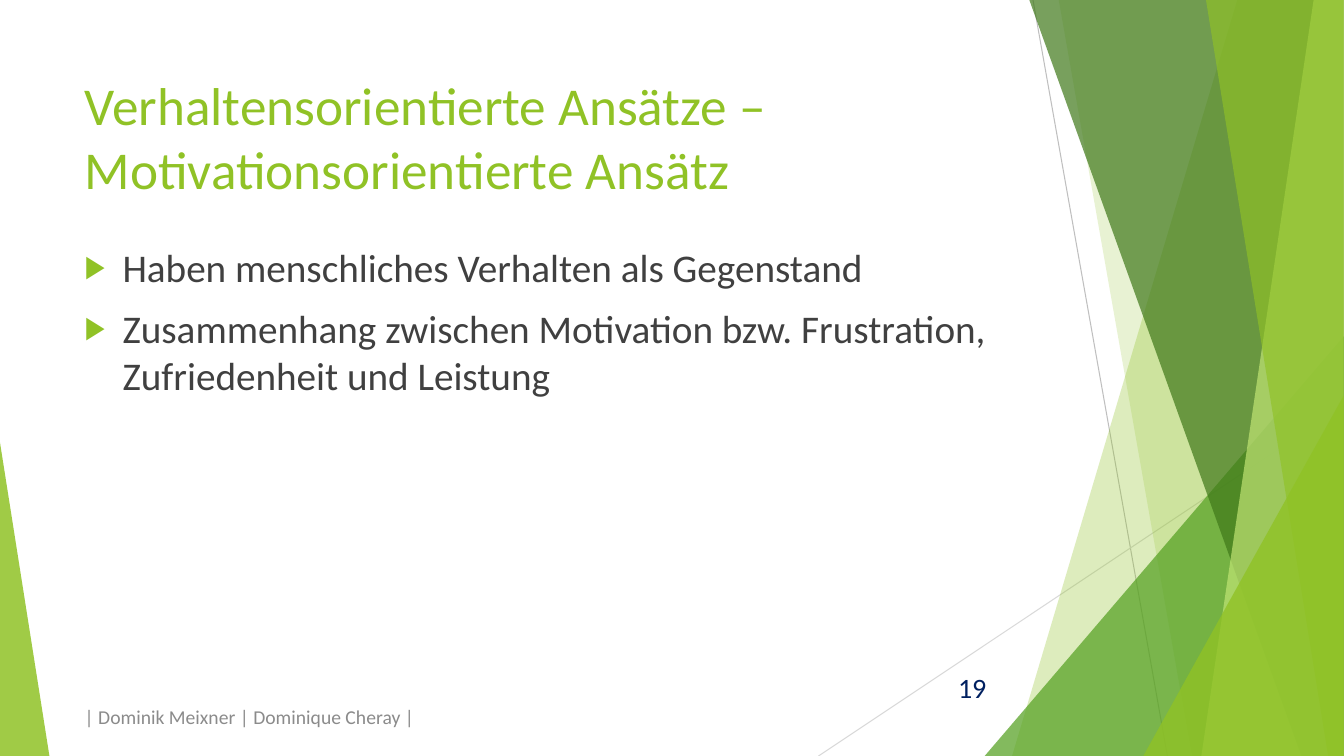
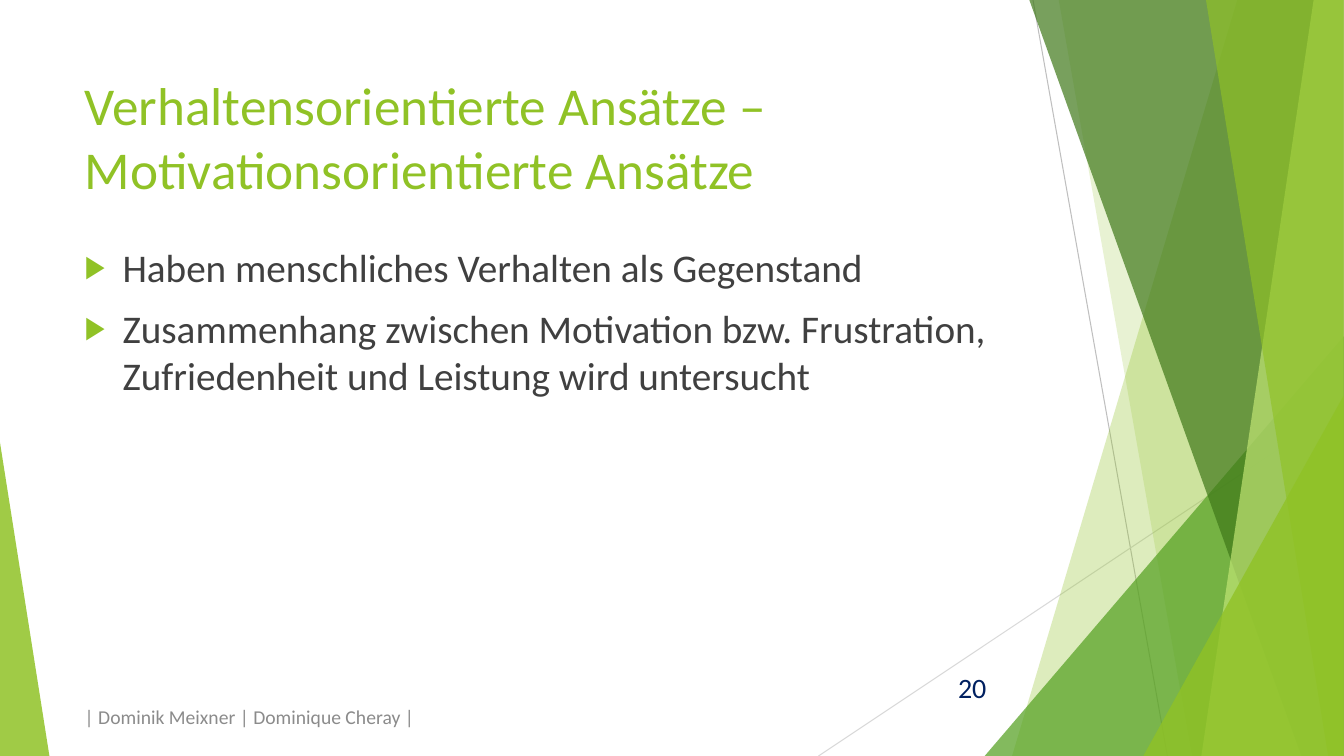
Before and after one commit to domeix/BlaBla, a slide deck: slide 20 of OrgatheoretAns/OrgatheoretAnsPraes.pptx (slide 19 before the commit). Drawn at 1344x756 pixels with LibreOffice and Linux fonts; fonts in the diff are those of the drawing. Boxes give left, top, right and bottom in pixels: in the first picture for what was removed or moved away, otherwise in the second. Text is boxed around its words. In the diff, an @@ line names an element or a change of style, - is before the commit and + after.

```diff
--- a/OrgatheoretAns/OrgatheoretAnsPraes.pptx
+++ b/OrgatheoretAns/OrgatheoretAnsPraes.pptx
@@ title at [85,88,755,190]: text changed @@
-Verhaltensorientierte Ansätze – Motivationsorientierte Ansätz
+Verhaltensorientierte Ansätze – Motivationsorientierte Ansätze
@@ text at [123,315,985,397]: text changed @@
-▶ Zusammenhang zwischen Motivation bzw. Frustration, Zufriedenheit und Leistung
+▶ Zusammenhang zwischen Motivation bzw. Frustration, Zufriedenheit und Leistung wird untersucht
@@ page number at [958,679,986,698]: text changed @@
-19
+20
```
Also in this commit, not shown: 8 other slides changed, 15 slides added, 1 other file.
